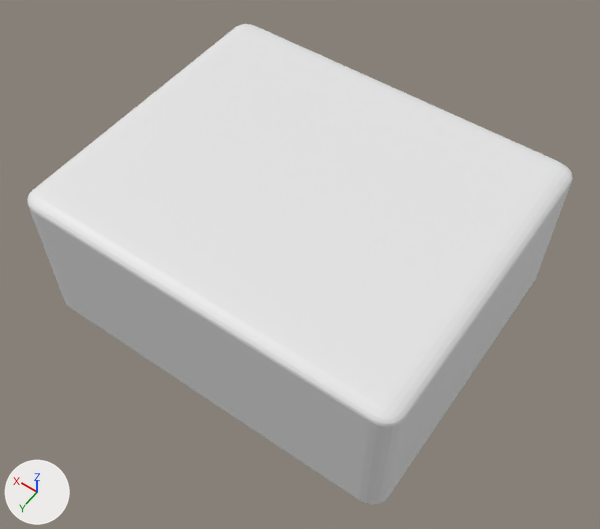
An edit to the Blender file Soleac_Modelo.blend, drawn before and after from the same camera.
Rendered twice from a camera (50 mm lens) standing at (-0.0921, 0.1307, 0.1918) and looking at (-0.0039, 0.0071, -0.0024). The lights are fixed; the arrows at lower left show +X, +Y and +Z. The first picture is the older version. Mesh edges are drawn as thin lines on the coarser meshes.

Objects in the first picture: 'Cubo.003'.
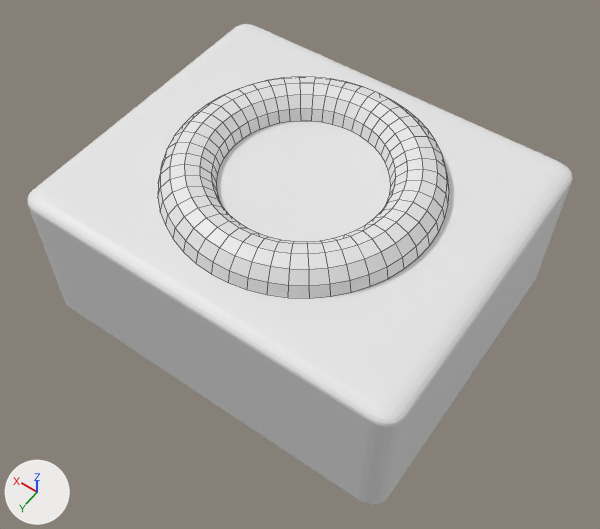
The newer file is also turned or shifted as a whole; pictures and numbers use the older file's frame.

Edits to the bpy script that builds the scene:
```text
Add me_toroide:
    me_toroide.from_pydata(...)  # a torus around z (ring radius 1.0, tube radius 0.25) spanning x -1.25..1.25, y -1.25..1.25, z -0.25..0.25
Add ob_toroide:
    ob_toroide = bpy.data.objects.new('Toroide', me_toroide)
    ob_toroide.location = (0.0, 0.0, 0.025)
    ob_toroide.scale = (0.032, 0.032, 0.03)
```

Boxes (x1, y1, x2, y2) around the edits, measured in the pictures (600 x 529 px):
'Toroide', added
    after: (158, 77, 449, 298)
